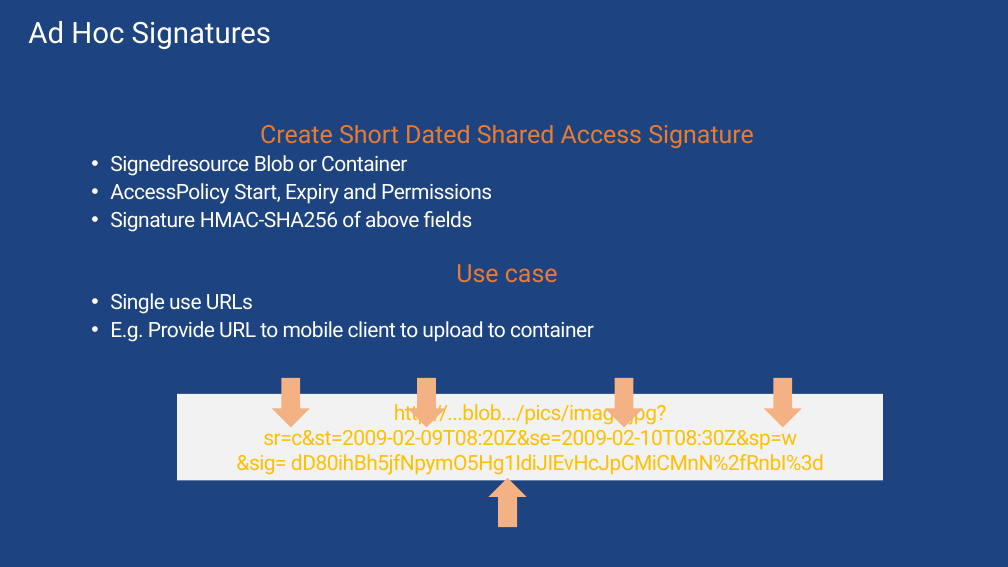
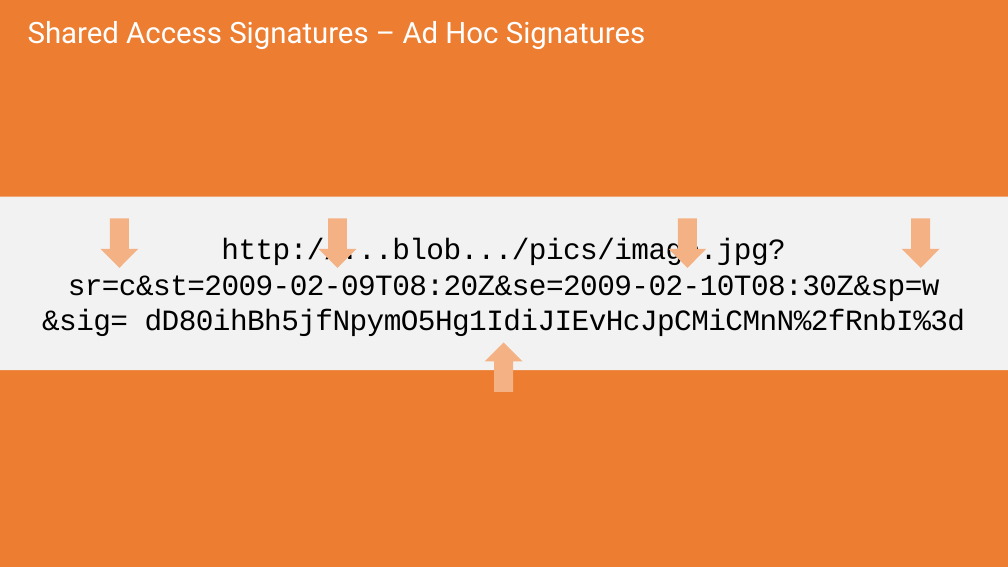
Before and after one commit to sack212/BasicAzureCamp, a slide deck: slide 30 of Data-Storage/Data-Storage.pptx (slide 16 before the commit). Drawn at 1008x567 pixels with LibreOffice and Linux fonts; fonts in the diff are those of the drawing. Boxes give left, top, right and bottom in pixels: in the first picture for what was removed or moved away, otherwise in the second. Text is boxed around its words. In the diff, an @@ line names an element or a change of style, - is before the commit and + after.

```diff
--- a/Data-Storage/Data-Storage.pptx
+++ b/Data-Storage/Data-Storage.pptx
@@ background #1D4380 to #ED7D31 @@
@@ title at <box>28,21,646,49</box>: text changed @@
-Ad Hoc Signatures
+Shared Access Signatures – Ad Hoc Signatures
@@ text removed at <box>110,125,754,342</box> @@
-Create Short Dated Shared Access Signature
-  • Signedresource Blob or Container
-  • AccessPolicy Start, Expiry and Permissions
-  • Signature HMAC-SHA256 of above fields
-Use case
-  • Single use URLs
-  • E.g. Provide URL to mobile client to upload to container
@@ rectangle "http://...blob.../pics/image.jpg? sr=c&st=2009-02-09T08:20Z& ...": place and size @@
-rectangle "http://...blob.../pics/image.jpg? sr=c&st=2009-02-09T08:20Z& ..." at <box>177,394,883,480</box>
+rectangle "http://...blob.../pics/image.jpg? sr=c&st=2009-02-09T08:20Z& ..." at <box>0,197,1008,370</box>
@@ rectangle "http://...blob.../pics/image.jpg? sr=c&st=2009-02-09T08:20Z& ..." at <box>0,197,1008,370</box>: size 20 to 28 pt, font Roboto to Courier New, text colour #FFC000 to #000000 @@
@@ down arrow: place and size @@
-down arrow at <box>272,378,310,427</box>
+down arrow at <box>101,219,138,268</box>
@@ down arrow: place and size @@
-down arrow at <box>408,378,445,427</box>
+down arrow at <box>318,219,356,268</box>
@@ down arrow: place and size @@
-down arrow at <box>605,378,643,427</box>
+down arrow at <box>668,219,706,268</box>
@@ down arrow: place and size @@
-down arrow at <box>764,378,802,427</box>
+down arrow at <box>902,219,940,268</box>
@@ down arrow: place and size @@
-down arrow at <box>488,478,526,527</box>
+down arrow at <box>485,343,523,392</box>
```
Also in this commit, not shown: 42 other slides changed, 25 slides added, 2 slides removed, 12 other files.
